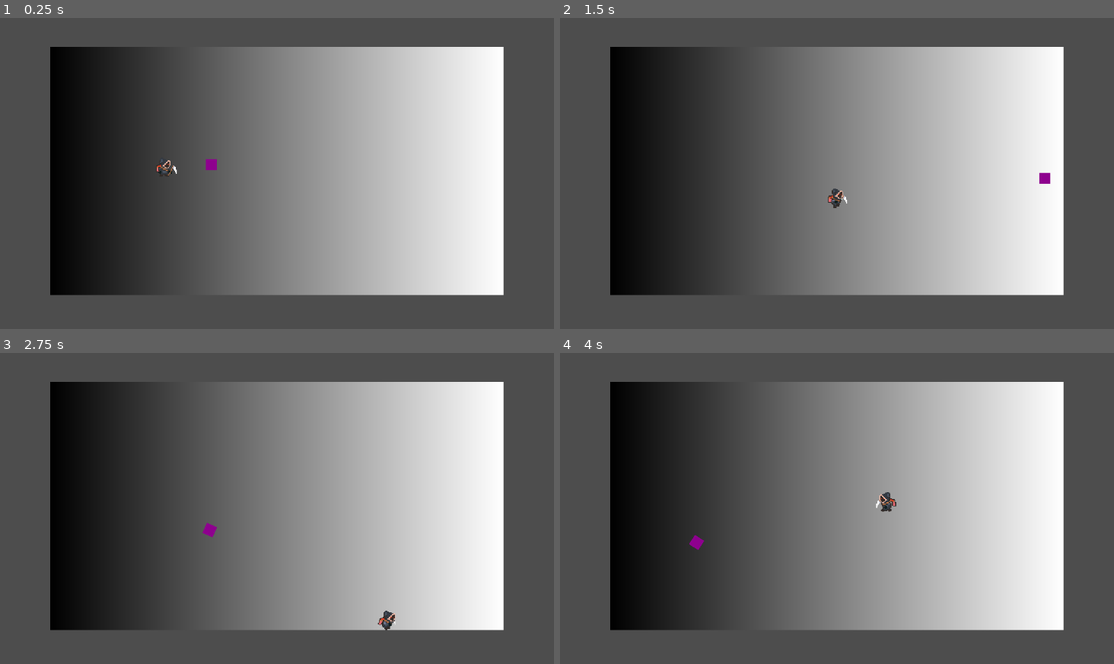
Above: before the commit, frames 1-4 (two rows, left to right).
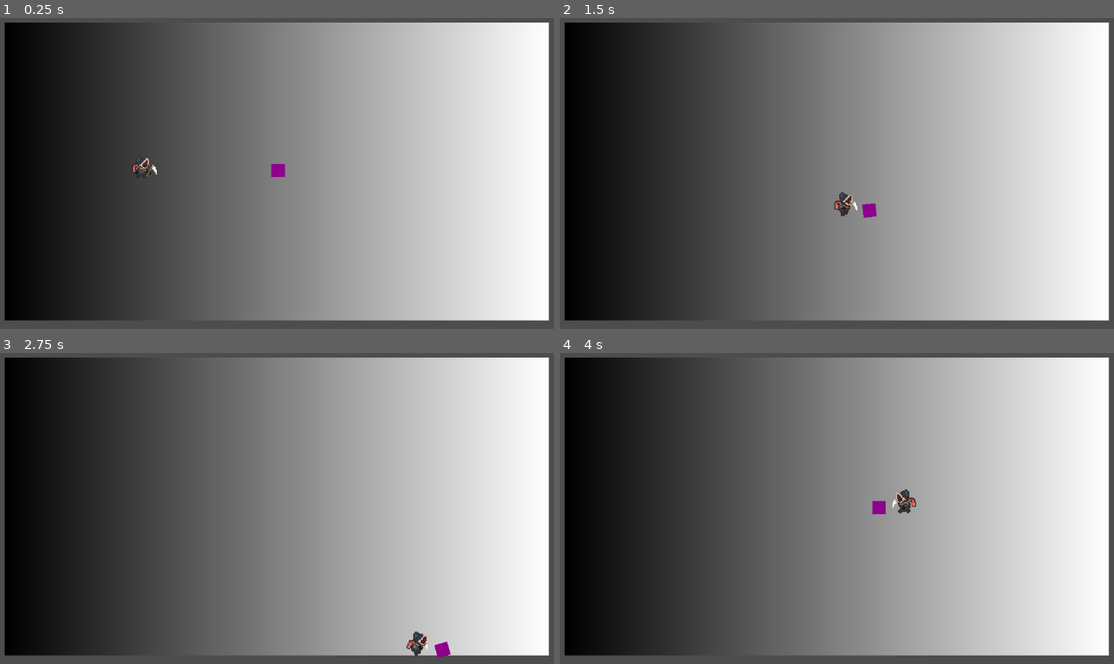
Above: after the commit, the same moments.

Repository: mabanana/MagicPE
Game: Godot game, scene res://Scenes/GameScenes/Test1.tscn
The game is run twice, just before and just after one commit, with the same random seed, the same clock (stepped at 60 frames per second) and the same inputs.
Inputs (mouse positions are in pixels of both pictures, inside the frame that each line leads up to):
- Up to frame 1 (0.25 s): no input
- Up to frame 2 (1.5 s): tap Enter (ui_accept) at 0.5, 0.77 s; move the mouse to (969, 151) at 0.52 s; press the mouse at (969, 151) at 0.53 s; hold Right (ui_right) 0.53-1.28 s; move the mouse to (715, 185) at 1.27 s; release the mouse at (715, 185) at 1.28 s; hold Down (ui_down) from 1.28 s (still down); right-click (715, 185) at 1.35 s
- Up to frame 3 (2.75 s): tap Enter (ui_accept) at 1.52 s; move the mouse to (337, 430) at 2.02 s; release Down (ui_down) at 2.03 s; press the mouse at (337, 430) at 2.03 s; hold Right (ui_right) from 2.03 s (still down)
- Up to frame 4 (4 s): move the mouse to (809, 573) at 2.77 s; release Right (ui_right) at 2.78 s; release the mouse at (809, 573) at 2.78 s; hold Up (ui_up) 2.78-3.53 s; right-click (809, 573) at 2.85 s; tap Enter (ui_accept) at 3.02, 3.77 s; move the mouse to (1019, 555) at 3.52 s; press the mouse at (1019, 555) at 3.53 s; hold Left (ui_left) from 3.53 s (still down)

The runs differ from the first frame. In frame 1, 26% of the frame differs, in the area x 0-100%, y 1-98%; in frame 2, 26%; in frame 3, 26%; in frame 4, 26%.

Commit message:
Add Soccer Ball Joint

Diff:
--- a/Scenes/Entities/BackpackMan.tscn
+++ b/Scenes/Entities/BackpackMan.tscn
@@ -6,6 +6,7 @@
 [ext_resource type="Script" path="res://Scripts/Defaults/CharacterStateMachine.gd" id="3_4ie58"]
 [ext_resource type="Script" path="res://Scripts/States/IdleState.gd" id="4_3ntr3"]
 [ext_resource type="Script" path="res://Scripts/States/PossessionState.gd" id="5_qbww8"]
+[ext_resource type="Script" path="res://Scripts/Defaults/SoccerJoint.gd" id="7_awl14"]
 
 [sub_resource type="RectangleShape2D" id="RectangleShape2D_dh0tf"]
 size = Vector2(22, 25)
@@ -152,8 +153,10 @@
 "Run": SubResource("Animation_1bdic")
 }
 
+[sub_resource type="RectangleShape2D" id="RectangleShape2D_cfjei"]
+size = Vector2(30, 20)
+
 [node name="BackPackMan" type="CharacterBody2D" node_paths=PackedStringArray("state_machine", "animation_tree", "sprite_2d")]
-collision_mask = 3
 script = ExtResource("1_ua6g4")
 state_machine = NodePath("CharacterStateMachine")
 animation_tree = NodePath("AnimationTree")
@@ -182,7 +185,6 @@
 [node name="AnimationTree" type="AnimationTree" parent="."]
 tree_root = SubResource("AnimationNodeStateMachine_g5s75")
 anim_player = NodePath("../AnimationPlayer")
-active = true
 parameters/Move/blend_position = Vector2(0, 0)
 
 [node name="AnimationPlayer" type="AnimationPlayer" parent="."]
@@ -190,3 +192,15 @@
 libraries = {
 "": SubResource("AnimationLibrary_4ruuf")
 }
+
+[node name="SoccerJoint" type="Area2D" parent="." node_paths=PackedStringArray("ball_marker")]
+position = Vector2(0, 10)
+script = ExtResource("7_awl14")
+ball_marker = NodePath("BallMarker")
+
+[node name="CollisionShape2D" type="CollisionShape2D" parent="SoccerJoint"]
+shape = SubResource("RectangleShape2D_cfjei")
+
+[node name="BallMarker" type="Marker2D" parent="SoccerJoint"]
+
+[connection signal="area_entered" from="SoccerJoint" to="SoccerJoint" method="_on_area_entered"]
--- a/Scenes/Entities/Ball.tscn
+++ b/Scenes/Entities/Ball.tscn
@@ -12,10 +12,12 @@
 [sub_resource type="CircleShape2D" id="CircleShape2D_822gk"]
 radius = 11.0
 
-[node name="Node2D" type="RigidBody2D"]
+[node name="Ball" type="RigidBody2D"]
 collision_layer = 2
+mass = 0.1
 physics_material_override = SubResource("PhysicsMaterial_hoica")
 gravity_scale = 0.0
+continuous_cd = 2
 contact_monitor = true
 freeze_mode = 1
 script = ExtResource("1_xhe8s")
@@ -30,7 +32,6 @@
 texture = SubResource("PlaceholderTexture2D_pa46p")
 
 [node name="Area2D" type="Area2D" parent="."]
-monitorable = false
 
 [node name="CollisionShape2D2" type="CollisionShape2D" parent="Area2D"]
 shape = SubResource("CircleShape2D_822gk")
--- a/Scenes/GameScenes/Test1.tscn
+++ b/Scenes/GameScenes/Test1.tscn
@@ -12,6 +12,7 @@
 
 [node name="Court" type="RigidBody2D" parent="."]
 gravity_scale = 0.0
+freeze = true
 
 [node name="Sprite2D" type="Sprite2D" parent="Court"]
 position = Vector2(-1.5, 2)
@@ -26,7 +27,7 @@
 position = Vector2(-142, -7)
 
 [node name="Camera2D" type="Camera2D" parent="."]
-zoom = Vector2(1.5, 1.5)
+zoom = Vector2(1.8, 1.8)
 
 [node name="Ball" parent="." instance=ExtResource("2_5xotj")]
-position = Vector2(-84, -6)
+position = Vector2(0, 1)
--- a/Scripts/Defaults/Ball.gd
+++ b/Scripts/Defaults/Ball.gd
@@ -1,27 +1,46 @@
 extends RigidBody2D
-
+class_name Ball
+var possessed: bool
+var possesser: Marker2D
+const turn_speed: int = 350
+const spin_multiplier: int = 150
 
 # Called when the node enters the scene tree for the first time.
 func _ready():
-	pass # Replace with function body.
+	possessed = false
 
 
 # Called every frame. 'delta' is the elapsed time since the previous frame.
 func _process(delta):
-	pass
-#	var c = move_and_collide(linear_velocity*delta)
-#	if c:
-#		print("Ball: ", c)
-#		var collider = c.get_collider()
-#		print("Ball: ", collider)
-#		if collider is RigidBody2D:
-#			apply_central_impulse(-linear_velocity*delta)
-#			apply_torque(2)
+	if possessed:
+		var direction: int = 0
+		if (possesser.global_position.x - global_position.x) > 0:
+			direction = 1
+		elif (possesser.global_position.x - global_position.x) < 0:
+			direction = -1
+		var speed = (possesser.global_position - global_position).length()
+		print("Ball: direction is ",direction)
+		rotation_degrees += direction * spin_multiplier * delta * speed
+		global_position.x = move_toward(global_position.x, possesser.global_position.x, turn_speed*delta)
+		global_position.y = move_toward(global_position.y, possesser.global_position.y, turn_speed*delta)
+
+
 
 func _on_area_2d_body_entered(body):
-	var velocity = body.global_position - global_position
-	velocity = velocity.normalized()
-	print("Ball: ",body.name, " has collided with ball at", velocity)
-	if body is CharacterBody2D:
-		apply_central_impulse(-velocity*500)
-		apply_torque(2)
+	print("Ball: detected body entering: ",body.name)
+
+
+
+
+func possess(marker):
+	possessed = true
+	sleeping = true
+	assign_possess(marker)
+
+func depossess():
+	possessed = true
+	sleeping = true
+	possesser = null
+
+func assign_possess(marker):
+	possesser = marker
--- a/Scripts/Defaults/PlayerEnitity.gd
+++ b/Scripts/Defaults/PlayerEnitity.gd
@@ -5,6 +5,7 @@
 @export var state_machine: CharacterStateMachine
 @export var animation_tree: AnimationTree
 @export var sprite_2d: Sprite2D
+var facing: int = 1
 
 func _ready():
 	animation_tree.active = true
@@ -58,5 +59,7 @@
 		dir = velocity.x
 	if dir < 0:
 		sprite_2d.flip_h = true
+		facing = -1
 	elif dir > 0:
 		sprite_2d.flip_h = false
+		facing = 1
--- /dev/null
+++ b/Scripts/Defaults/SoccerJoint.gd
@@ -0,0 +1,18 @@
+extends Area2D
+class_name SoccerJoint
+
+const offset = 25
+@export var ball_marker = Marker2D
+
+func _ready():
+	pass # Replace with function body.
+
+func _process(delta):
+	ball_marker.position.x = get_parent().facing * offset
+
+func _on_area_entered(area):
+	print("SoccerJoint:",area.get_parent().name, " entered")
+	print("SoccerJoint: ", area.get_parent().name)
+	if area.get_parent().has_method("possess"):
+		area.get_parent().possess(ball_marker)
+		print("SoccerJoint: has connected to ",area.get_parent().name)
Not shown: 1 places in Scenes/Entities/BackpackMan.tscn that only renumber resources
